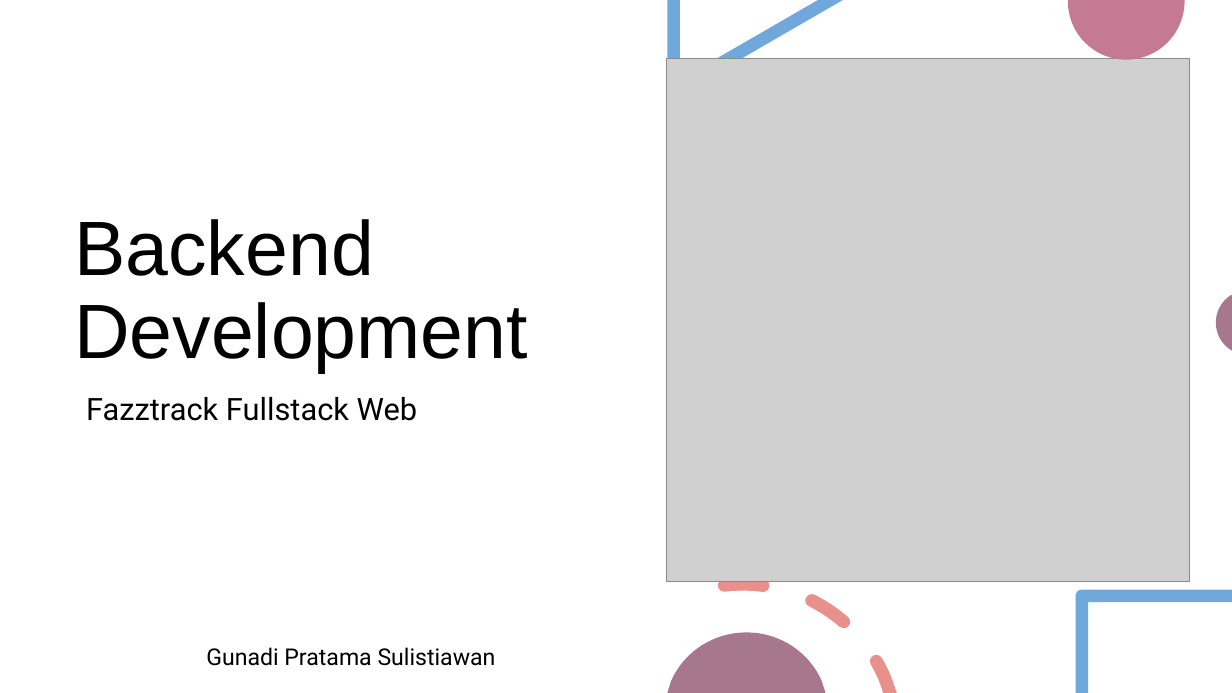
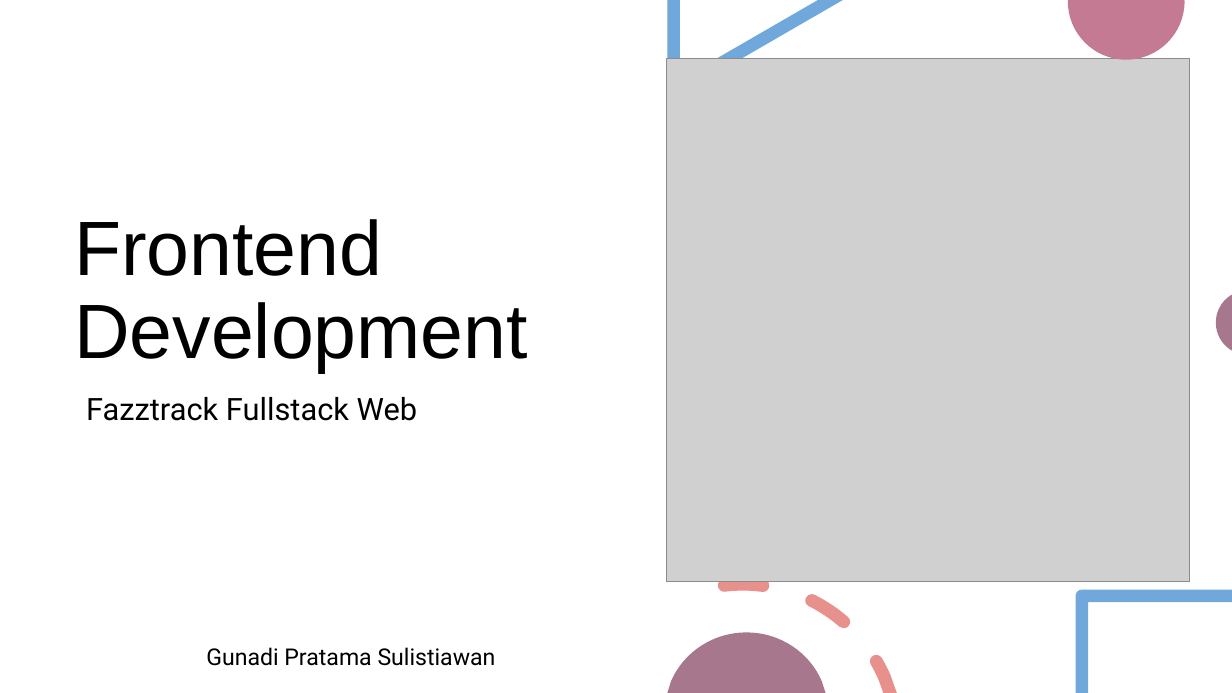
Before and after one commit to masgunady/fw15-backend, a slide deck: slide 1 of Intermediate backend.pptx. Drawn at 1232x693 pixels with LibreOffice and Linux fonts; fonts in the diff are those of the drawing; grey boxes stand for pictures. Boxes give left, top, right and bottom in pixels: in the first picture for what was removed or moved away, otherwise in the second. Text is boxed around its words. In the diff, an @@ line names an element or a change of style, - is before the commit and + after.

```diff
--- a/Intermediate backend.pptx
+++ b/Intermediate backend.pptx
@@ title at (74, 219, 528, 373): text changed @@
-Backend Development
+Frontend Development
```
Also in this commit, not shown: 1 other slide changed, 4 other files.
